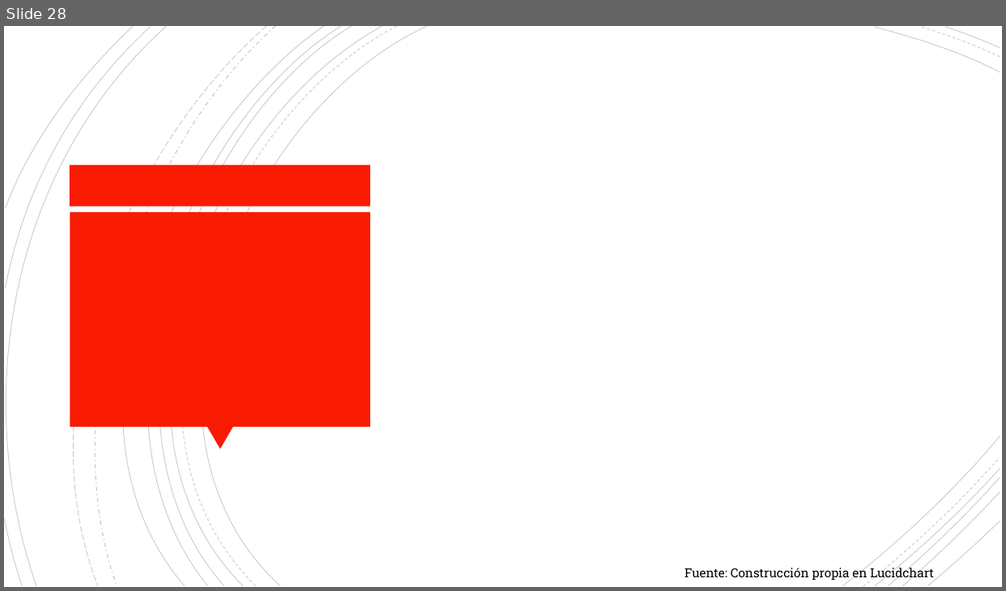
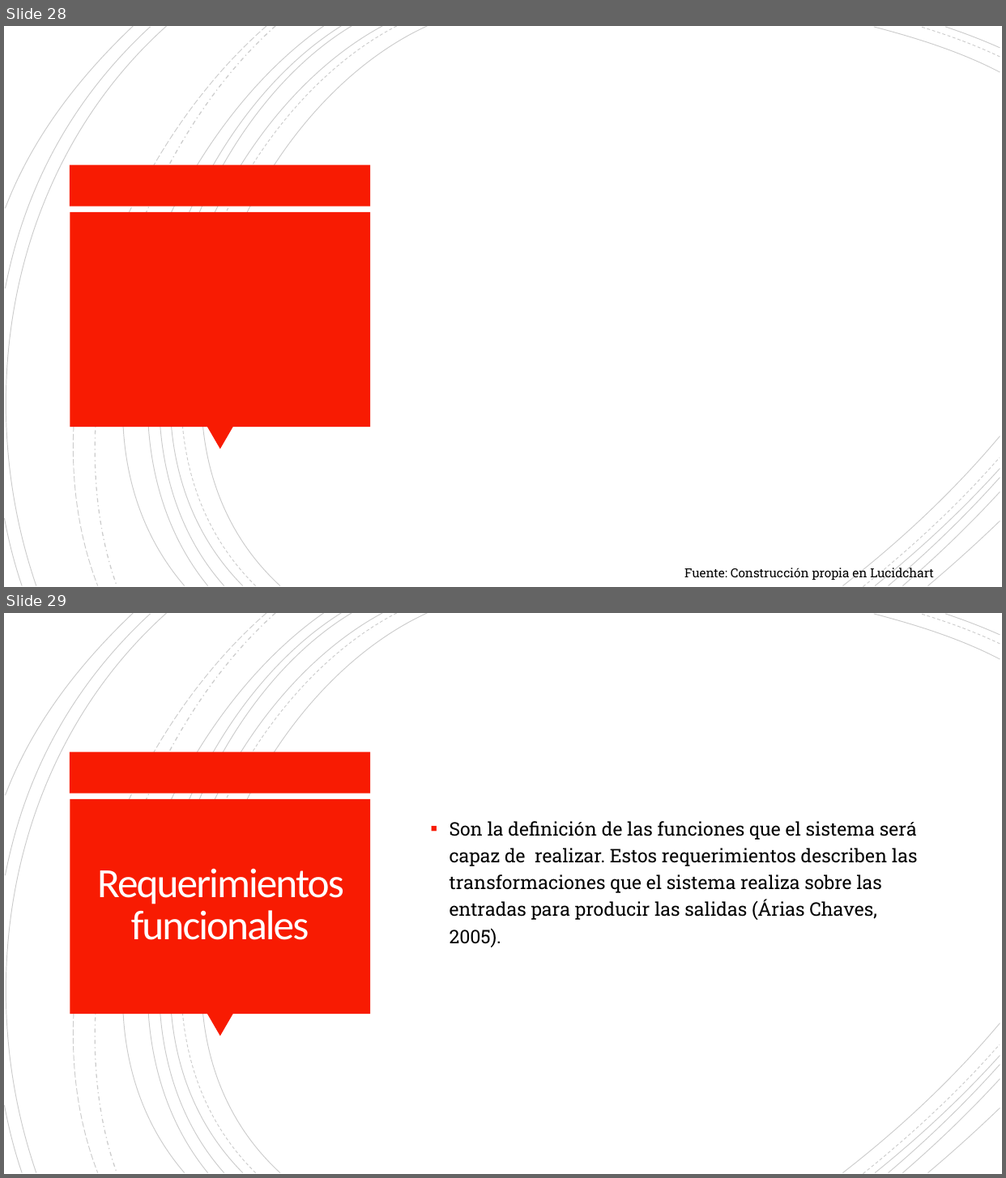
Before and after one commit to Dillan444/PROYECTO_SENA, a slide deck: PLANTEAMIENTO_DEL_PROBLEMA.pptx. Shown one above the other, each under a label of ours: slide 28 before the commit, slides 28 and 29 after it. The pictures are 1006x591 and 1006x1178 pixels, drawn with LibreOffice and Linux fonts; fonts in the diff are those of the drawing; background and template pictures are left out. Boxes give left, top, right and bottom in pixels: in the first picture for what was removed or moved away, otherwise in the second. Text is boxed around its words. In the diff, an @@ line names an element or a change of style, - is before the commit and + after.

```diff
--- a/PLANTEAMIENTO_DEL_PROBLEMA.pptx
+++ b/PLANTEAMIENTO_DEL_PROBLEMA.pptx
@@ slide 29 added at (4, 613, 1002, 1174), background #FFFFFF; not listed: 24 template elements that a slide beside it also shows @@
@@ text added at (450, 821, 918, 948), 18 pt, text #000000 @@
+▪ Son la definición de las funciones que el sistema será capaz de realizar. Estos requerimientos describen las transformaciones que el sistema realiza sobre las entradas para producir las salidas (Árias Chaves, 2005).
@@ title added at (97, 868, 344, 940), 40 pt, text #FFFEFF @@
+Requerimientos funcionales
```
Also in this commit, not shown: 4 other slides added.
